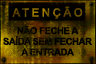
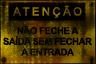
Layered file, before and after one edit (w=96, h=64). Changes by layer:
added group "Translations" with 7 layers above "Original" over box(12, 5, 83, 19)
added group "PT-BR" with 5 layers in group "Translations" over box(12, 5, 83, 19)
renamed "Textura" to "Editable", moved it into group "PT-BR" over box(12, 5, 83, 19)
painted on "ATENÇÃO" over box(12, 5, 83, 19)
renamed "Sem texto" to "No text", moved it into group "Translations" over box(12, 5, 83, 19)
